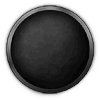
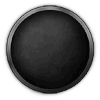
Layered file, before and after one edit (100px x 100px). Changes by layer:
pixels changed over [4, 3, 98, 97] (layer not identified)